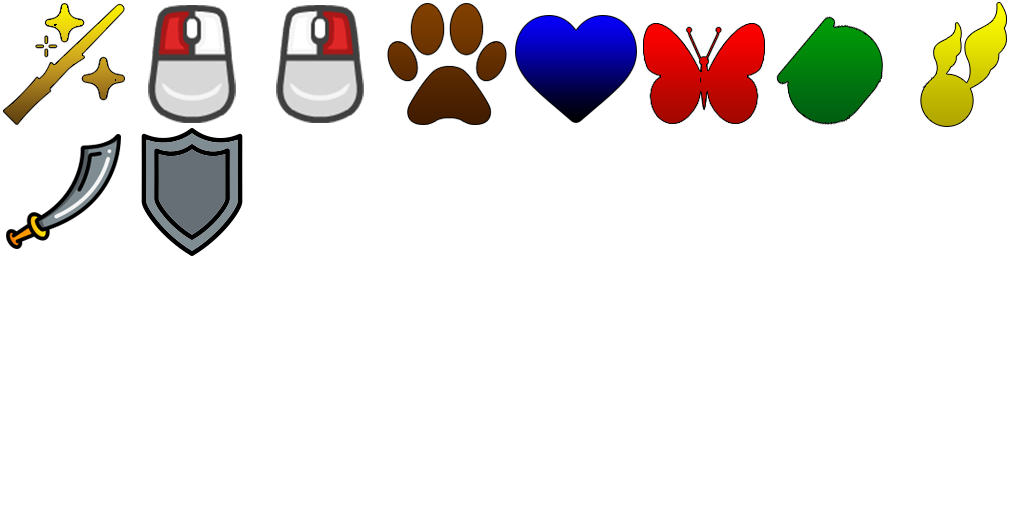
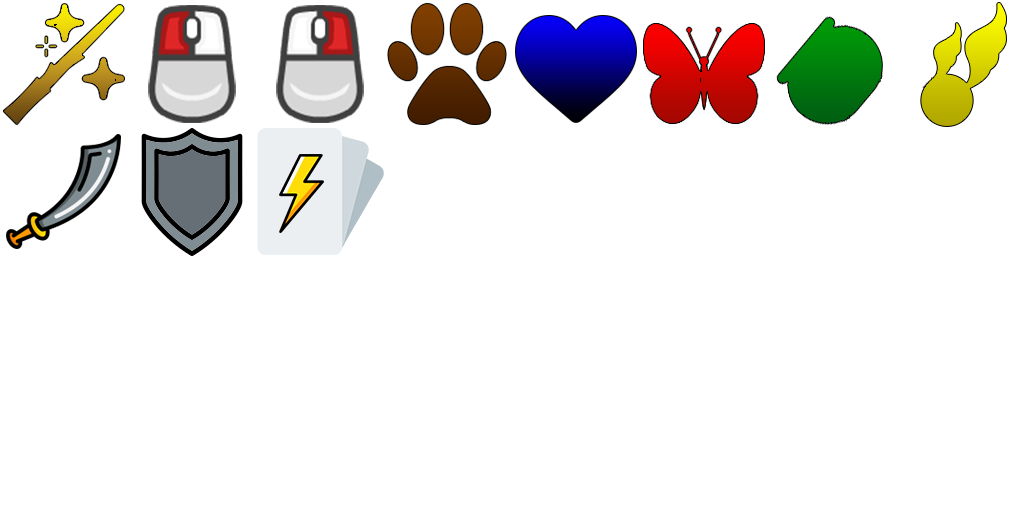
Revision of a layered 1024×512 image; what changed, layer by layer:
added layer "icon-deck" above "actions-icon" over bbox(257, 128, 384, 255)
